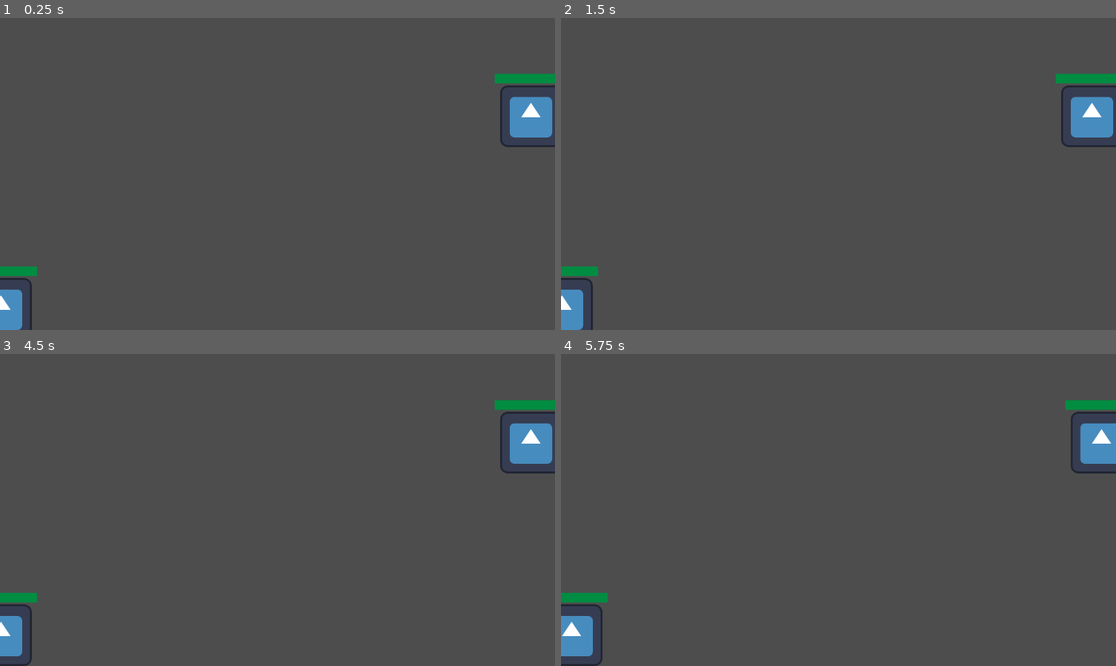
Above: before the commit, frames 1-4 (two rows, left to right).
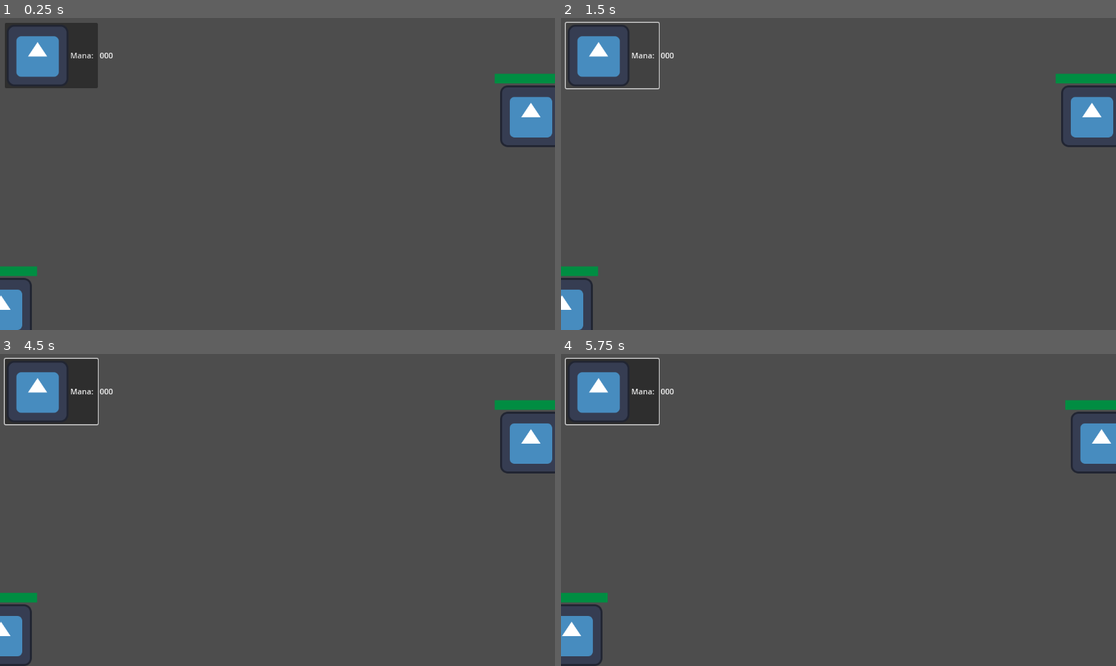
Above: after the commit, the same moments.

Repository: Mohammed-Kapiel/Vuno-The-Adventureers-Log
Game: Godot game, scene res://Scenes/level_test.tscn
The game is run twice, just before and just after one commit, with the same random seed, the same clock (stepped at 60 frames per second) and the same inputs. The engine's default icon, where the game draws it, is replaced by a stand-in: a white triangle on a blue panel in a dark square.
Inputs (mouse positions are in pixels of both pictures, inside the frame that each line leads up to):
- Up to frame 1 (0.25 s): no input
- Up to frame 2 (1.5 s): click (610, 55) at 0.5 s, where only the run after the commit has a clickable "Mana:"; click (610, 55) at 1.25 s, where only the run after the commit has a clickable "Mana:"
- Up to frame 3 (4.5 s): click (49, 391) at 2 s, where only the run after the commit has a clickable "Mana:"; tap Enter at 2.75, 4.25 s; move the mouse to (399, 494) at 2.77 s; right-click (399, 494) at 2.85 s; tap Space at 3.5 s; move the mouse to (166, 525) at 3.52 s; right-click (166, 525) at 3.6 s; move the mouse to (333, 441) at 4.27 s; tap S (move_camera_down) at 4.35 s
- Up to frame 4 (5.75 s): right-click (894, 441) at 4.55 s; tap Space at 5 s; move the mouse to (810, 572) at 5.02 s; tap A (move_camera_left) at 5.1 s; right-click (810, 572) at 5.3 s

The runs differ from the first frame. In frame 1, 2.7% of the frame differs, in the area x 0-21%, y 1-23%; in frame 2, 1.6%; in frame 3, 2.9%; in frame 4, 2.9%.

Commit message:
Bug Fix
Fixed bug that caused an error on box selection after a unit is killed.

Diff:
--- a/Objects/Components/Attack Manager/attack_manager.gd
+++ b/Objects/Components/Attack Manager/attack_manager.gd
@@ -26,7 +26,7 @@
 
 func _on_area_exited(area):
 	targets_in_range.erase(area)
-	area.death.disconnect(_on_area_exited)
+	#area.death.disconnect(_on_area_exited)
 	if targets_in_range.size() == 0:
 		attack_timer.stop()
 
--- a/Objects/Units/unit_manager.gd
+++ b/Objects/Units/unit_manager.gd
@@ -6,7 +6,10 @@
 func _ready():
 	var tmp = get_tree().get_nodes_in_group("Units")
 	for t in tmp:
-		units.append(t as Unit)
+		var unit : Unit = t as Unit
+		units.append(unit)
+		unit.tree_exiting.connect(func(): remove_unit(unit))
+
 
 func _on_area_selected(camera_controller: CameraController):
 
@@ -27,3 +30,6 @@
 				unit.select(false)
 		else:
 			unit.select(false)
+
+func remove_unit(unit_to_remove: Unit):
+	units.erase(unit_to_remove)
--- a/Scenes/hud.tscn
+++ b/Scenes/hud.tscn
@@ -1,7 +1,32 @@
-[gd_scene format=3 uid="uid://brig5ceet5vng"]
+[gd_scene load_steps=2 format=3 uid="uid://brig5ceet5vng"]
+
+[ext_resource type="Texture2D" uid="uid://dulv2gfgrfins" path="res://icon.svg" id="1_y7mxt"]
 
 [node name="HUD" type="CanvasLayer"]
 
 [node name="Panel" type="Panel" parent="."]
 offset_right = 100.0
 offset_bottom = 100.0
+
+[node name="MarginContainer" type="MarginContainer" parent="."]
+custom_minimum_size = Vector2(0, 50)
+anchors_preset = 10
+anchor_right = 1.0
+grow_horizontal = 2
+size_flags_horizontal = 3
+theme_override_constants/margin_left = 10
+theme_override_constants/margin_top = 10
+theme_override_constants/margin_right = 10
+theme_override_constants/margin_bottom = 10
+
+[node name="HBoxContainer" type="HBoxContainer" parent="MarginContainer"]
+layout_mode = 2
+
+[node name="Button" type="Button" parent="MarginContainer/HBoxContainer"]
+layout_mode = 2
+text = "Mana: "
+icon = ExtResource("1_y7mxt")
+
+[node name="Label" type="Label" parent="MarginContainer/HBoxContainer"]
+layout_mode = 2
+text = "000"
